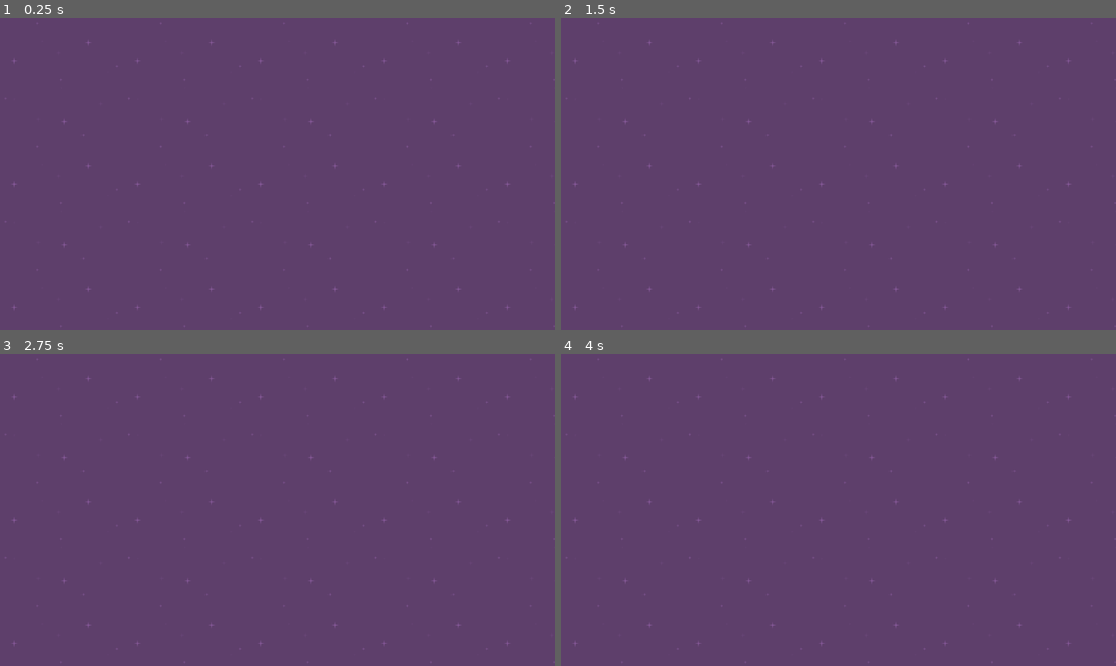
Above: before the commit, frames 1-4 (two rows, left to right).
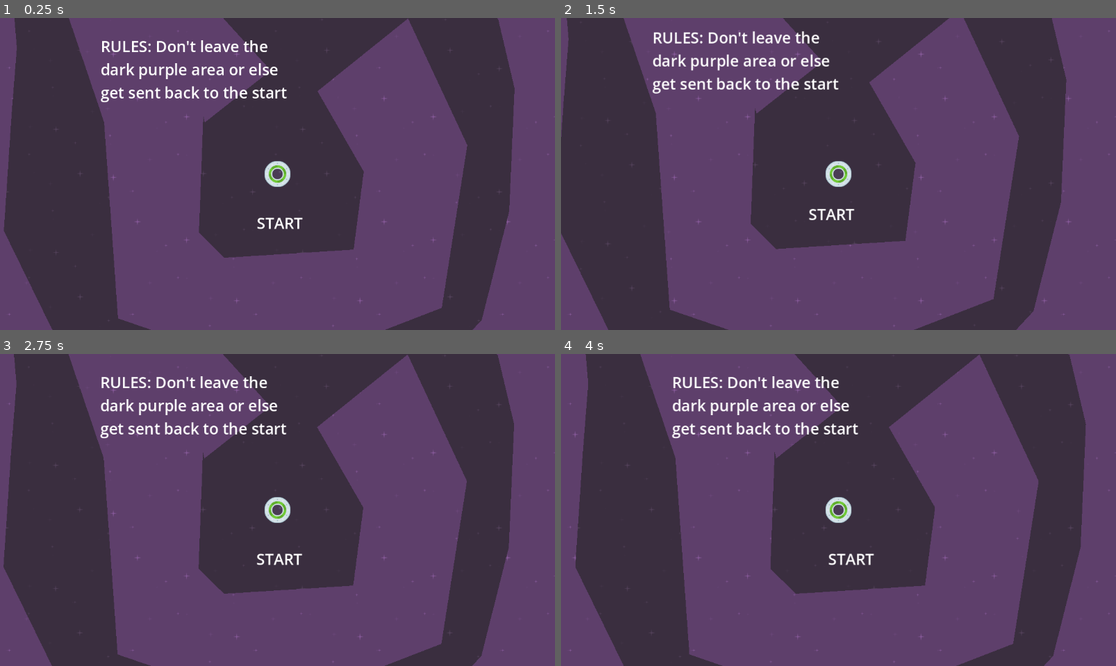
Above: after the commit, the same moments.

Repository: patricks0510/Godot2DTutorials
Game: Godot game, scene res://level_1.tscn
The game is run twice, just before and just after one commit, with the same random seed, the same clock (stepped at 60 frames per second) and the same inputs.
Inputs:
- Up to frame 1 (0.25 s): no input
- Up to frame 2 (1.5 s): tap Enter at 0.5 s; hold Right (move_right, bound only after the commit) 0.53-1.28 s; hold Down (move_down, bound only after the commit) from 1.28 s (still down)
- Up to frame 3 (2.75 s): release Down (move_down, bound only after the commit) at 2.03 s; hold Right (move_right, bound only after the commit) from 2.03 s (still down)
- Up to frame 4 (4 s): release Right (move_right, bound only after the commit) at 2.78 s; hold Up (move_up, bound only after the commit) 2.78-3.53 s; hold Left (move_left, bound only after the commit) from 3.53 s (still down)

The runs differ from the first frame. In frame 1, 46% of the frame differs, in the area x 0-100%, y 0-100%; in frame 2, 45%; in frame 3, 46%; in frame 4, 46%.

Commit message:
almost done with speedy saucer

Diff:
--- /dev/null
+++ b/SpeedySaucer/level.gd
@@ -0,0 +1,9 @@
+extends Node2D
+
+# Called when the node enters the scene tree for the first time.
+func _ready():
+	pass
+
+
+func _on_maze_body_exited(body):
+	get_tree().reload_current_scene()
--- a/SpeedySaucer/level_1.tscn
+++ b/SpeedySaucer/level_1.tscn
@@ -1,11 +1,61 @@
-[gd_scene load_steps=2 format=3 uid="uid://0kpsf38oey6t"]
+[gd_scene load_steps=6 format=3 uid="uid://0kpsf38oey6t"]
 
 [ext_resource type="Texture2D" uid="uid://da53ih0d78bu6" path="res://purple.png" id="1_2agqk"]
+[ext_resource type="Script" path="res://level.gd" id="1_atx7k"]
+[ext_resource type="PackedScene" uid="uid://b4t4etbg6uqnx" path="res://player.tscn" id="2_n6jsw"]
+[ext_resource type="PackedScene" uid="uid://cvmbqdk65cpy6" path="res://maze.tscn" id="4_suqmc"]
+
+[sub_resource type="LabelSettings" id="LabelSettings_outj0"]
+font_size = 32
 
 [node name="Level1" type="Node2D"]
+script = ExtResource("1_atx7k")
 
-[node name="Background" type="TextureRect" parent="."]
-offset_right = 1152.0
-offset_bottom = 648.0
+[node name="CanvasLayer" type="CanvasLayer" parent="."]
+layer = -10
+
+[node name="Background" type="TextureRect" parent="CanvasLayer"]
+z_index = -100
+offset_left = -1690.0
+offset_top = -908.0
+offset_right = 1734.0
+offset_bottom = 1118.0
 texture = ExtResource("1_2agqk")
 stretch_mode = 1
+
+[node name="Player" parent="." instance=ExtResource("2_n6jsw")]
+position = Vector2(81, 52)
+
+[node name="Maze" parent="." instance=ExtResource("4_suqmc")]
+z_index = -30
+
+[node name="StartLabel" type="Label" parent="."]
+z_index = -25
+offset_left = 38.0
+offset_top = 131.0
+offset_right = 133.0
+offset_bottom = 176.0
+text = "START"
+label_settings = SubResource("LabelSettings_outj0")
+
+[node name="EndLabel" type="Label" parent="."]
+z_index = -25
+offset_left = -1002.0
+offset_top = -107.0
+offset_right = -907.0
+offset_bottom = -62.0
+text = "END
+"
+label_settings = SubResource("LabelSettings_outj0")
+
+[node name="EndLabel2" type="Label" parent="."]
+z_index = -25
+offset_left = -286.0
+offset_top = -236.0
+offset_right = 137.0
+offset_bottom = -47.0
+text = "RULES: Don't leave the dark purple area or else get sent back to the start"
+label_settings = SubResource("LabelSettings_outj0")
+autowrap_mode = 2
+
+[connection signal="body_exited" from="Maze" to="." method="_on_maze_body_exited"]
--- /dev/null
+++ b/SpeedySaucer/maze.tscn
@@ -0,0 +1,13 @@
+[gd_scene load_steps=2 format=3 uid="uid://cvmbqdk65cpy6"]
+
+[ext_resource type="Texture2D" uid="uid://kesupcwsga7e" path="res://darkPurple.png" id="1_ycycw"]
+
+[node name="Maze" type="Area2D"]
+
+[node name="CollisionPolygon2D" type="CollisionPolygon2D" parent="."]
+polygon = PackedVector2Array(-70, -55, -73, -69, -82, 174, -29, 226, 239, 209, 260, 47, 164, -120, 352, -271, 475, -8, 422, 330, 76, 464, -250, 352, -279, -56, -389, -381, -610, -397, -909, -286, -949, -108, -819, -247, -712, -292, -544, -341, -469, -317, -460, -210, -471, -71, -487, 170, -371, 407, -120, 492, 133, 541, 416, 451, 505, 355, 562, 129, 573, -126, 539, -270, 407, -352, 201, -358, -61, -304, 67, -163)
+
+[node name="Polygon2D" type="Polygon2D" parent="."]
+texture_repeat = 2
+texture = ExtResource("1_ycycw")
+polygon = PackedVector2Array(-70, -55, -73, -69, -82, 174, -29, 226, 239, 209, 260, 47, 164, -120, 352, -271, 475, -8, 422, 330, 76, 464, -250, 352, -279, -56, -389, -381, -610, -397, -909, -286, -949, -108, -819, -247, -712, -292, -544, -341, -469, -317, -460, -210, -471, -71, -487, 170, -371, 407, -120, 492, 133, 541, 416, 451, 505, 355, 562, 129, 573, -126, 539, -270, 407, -352, 201, -358, -61, -304, 67, -163)
--- /dev/null
+++ b/SpeedySaucer/player.gd
@@ -0,0 +1,12 @@
+extends RigidBody2D
+
+func _physics_process(delta):
+	var force = 1000
+	if Input.is_action_pressed("move_right"):
+		apply_force(Vector2(force,0))
+	if Input.is_action_pressed("move_left"):
+		apply_force(Vector2(-force,0))
+	if Input.is_action_pressed("move_up"):
+		apply_force(Vector2(0,-force))
+	if Input.is_action_pressed("move_down"):
+		apply_force(Vector2(0,force))
--- /dev/null
+++ b/SpeedySaucer/player.tscn
@@ -0,0 +1,20 @@
+[gd_scene load_steps=4 format=3 uid="uid://b4t4etbg6uqnx"]
+
+[ext_resource type="Texture2D" uid="uid://371p8waeiv2n" path="res://ufoGreen.png" id="1_bwwbb"]
+[ext_resource type="Script" path="res://player.gd" id="1_hkhul"]
+
+[sub_resource type="CircleShape2D" id="CircleShape2D_ho5la"]
+radius = 13.1529
+
+[node name="Player" type="RigidBody2D"]
+gravity_scale = 0.0
+script = ExtResource("1_hkhul")
+
+[node name="Sprite2D" type="Sprite2D" parent="."]
+scale = Vector2(0.6, 0.6)
+texture = ExtResource("1_bwwbb")
+
+[node name="CollisionShape2D" type="CollisionShape2D" parent="."]
+shape = SubResource("CircleShape2D_ho5la")
+
+[node name="Camera2D" type="Camera2D" parent="."]
--- a/SpeedySaucer/project.godot
+++ b/SpeedySaucer/project.godot
@@ -18,3 +18,30 @@
 [dotnet]
 
 project/assembly_name="SpeedySaucer"
+
+[input]
+
+move_up={
+"deadzone": 0.5,
+"events": [Object(InputEventKey,"resource_local_to_scene":false,"resource_name":"","device":-1,"window_id":0,"alt_pressed":false,"shift_pressed":false,"ctrl_pressed":false,"meta_pressed":false,"pressed":false,"keycode":0,"physical_keycode":4194320,"key_label":0,"unicode":0,"echo":false,"script":null)
+, Object(InputEventKey,"resource_local_to_scene":false,"resource_name":"","device":-1,"window_id":0,"alt_pressed":false,"shift_pressed":false,"ctrl_pressed":false,"meta_pressed":false,"pressed":false,"keycode":0,"physical_keycode":87,"key_label":0,"unicode":119,"echo":false,"script":null)
+]
+}
+move_down={
+"deadzone": 0.5,
+"events": [Object(InputEventKey,"resource_local_to_scene":false,"resource_name":"","device":-1,"window_id":0,"alt_pressed":false,"shift_pressed":false,"ctrl_pressed":false,"meta_pressed":false,"pressed":false,"keycode":0,"physical_keycode":4194322,"key_label":0,"unicode":0,"echo":false,"script":null)
+, Object(InputEventKey,"resource_local_to_scene":false,"resource_name":"","device":-1,"window_id":0,"alt_pressed":false,"shift_pressed":false,"ctrl_pressed":false,"meta_pressed":false,"pressed":false,"keycode":0,"physical_keycode":83,"key_label":0,"unicode":115,"echo":false,"script":null)
+]
+}
+move_left={
+"deadzone": 0.5,
+"events": [Object(InputEventKey,"resource_local_to_scene":false,"resource_name":"","device":-1,"window_id":0,"alt_pressed":false,"shift_pressed":false,"ctrl_pressed":false,"meta_pressed":false,"pressed":false,"keycode":0,"physical_keycode":4194319,"key_label":0,"unicode":0,"echo":false,"script":null)
+, Object(InputEventKey,"resource_local_to_scene":false,"resource_name":"","device":-1,"window_id":0,"alt_pressed":false,"shift_pressed":false,"ctrl_pressed":false,"meta_pressed":false,"pressed":false,"keycode":0,"physical_keycode":65,"key_label":0,"unicode":97,"echo":false,"script":null)
+]
+}
+move_right={
+"deadzone": 0.5,
+"events": [Object(InputEventKey,"resource_local_to_scene":false,"resource_name":"","device":-1,"window_id":0,"alt_pressed":false,"shift_pressed":false,"ctrl_pressed":false,"meta_pressed":false,"pressed":false,"keycode":0,"physical_keycode":4194321,"key_label":0,"unicode":0,"echo":false,"script":null)
+, Object(InputEventKey,"resource_local_to_scene":false,"resource_name":"","device":-1,"window_id":0,"alt_pressed":false,"shift_pressed":false,"ctrl_pressed":false,"meta_pressed":false,"pressed":false,"keycode":0,"physical_keycode":68,"key_label":0,"unicode":100,"echo":false,"script":null)
+]
+}
Not shown, added: SpeedySaucer/lev6DA6.tmp
Not shown, added: SpeedySaucer/lev9E89.tmp
